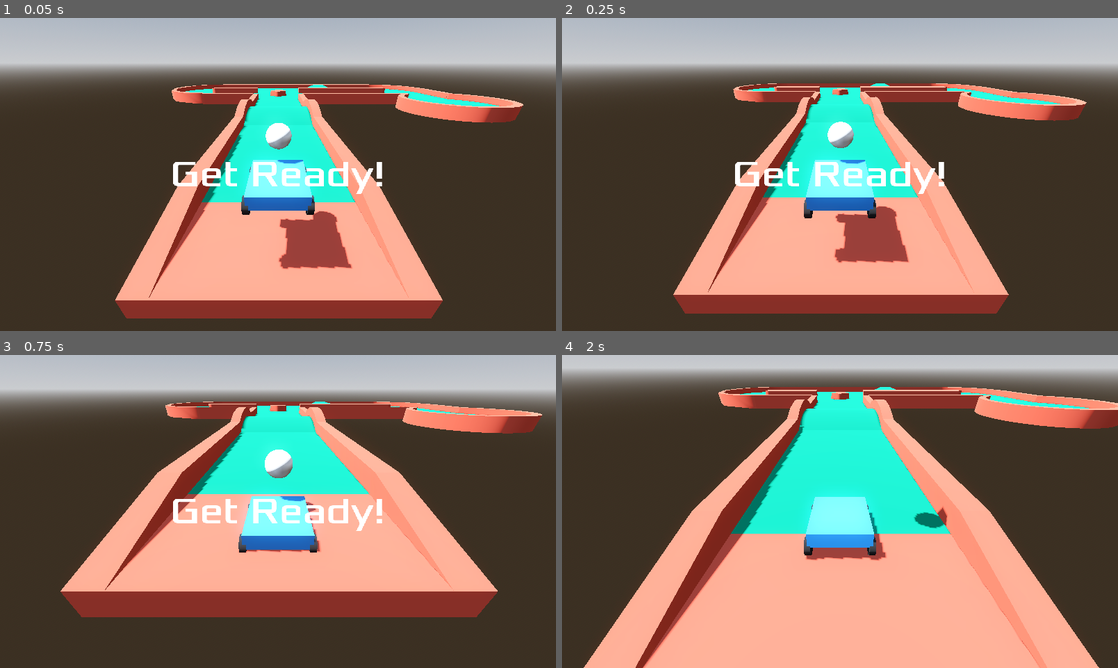
Above: before the commit, frames 1-4 (two rows, left to right).
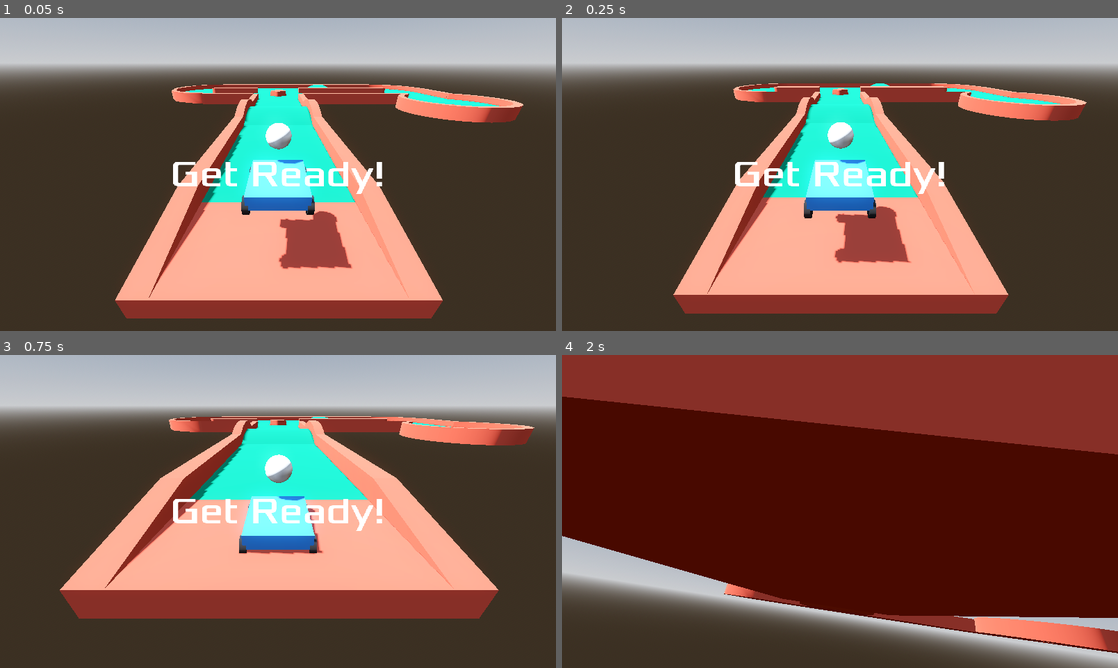
Above: after the commit, the same moments.

Repository: deecovan/v4-51-golf
Game: Godot game, scene res://Scenes/Main.tscn
The game is run twice, just before and just after one commit, with the same random seed, the same clock (stepped at 60 frames per second) and the same inputs.
Inputs (mouse positions are in pixels of both pictures, inside the frame that each line leads up to):
- Up to frame 1 (0.05 s): no input
- Up to frame 2 (0.25 s): no input
- Up to frame 3 (0.75 s): move the mouse to (305, 511) at 0.52 s; hold W (accelerate) from 0.53 s (still down); hold Mouse wheel up (cam_zoom_in) from 0.53 s (still down)
- Up to frame 4 (2 s): keep holding W (accelerate); move the mouse to (812, 511) at 1.27 s; release Mouse wheel up (cam_zoom_in) at 1.28 s; tap Mouse wheel down (cam_zoom_out) at 1.35 s

Frame 1 is identical in both runs. In frame 2, 0.3% of the frame differs, in the area x 20-94%, y 20-89%; in frame 3, 17%; in frame 4, 96%, in the area x 0-100%, y 0-100%.

Commit message:
@REMEMBER to set Vehicle Phys.Material

Diff:
--- a/Project/Scenes/Vehicle.tscn
+++ b/Project/Scenes/Vehicle.tscn
@@ -1,7 +1,11 @@
-[gd_scene load_steps=6 format=3 uid="uid://bt677ol3pn1iu"]
+[gd_scene load_steps=7 format=3 uid="uid://bt677ol3pn1iu"]
 
 [ext_resource type="PackedScene" uid="uid://dnlal1v72dih1" path="res://Scenes/Wheel.tscn" id="1_c180c"]
 [ext_resource type="Script" uid="uid://bncc623e3stif" path="res://Scripts/Vehicle.gd" id="1_krx02"]
+
+[sub_resource type="PhysicsMaterial" id="PhysicsMaterial_krx02"]
+friction = 0.01
+bounce = 0.5
 
 [sub_resource type="StandardMaterial3D" id="StandardMaterial3D_krx02"]
 albedo_color = Color(0.223529, 0.584314, 1, 1)
@@ -16,7 +20,9 @@
 [node name="Vehicle" type="VehicleBody3D"]
 transform = Transform3D(-1, 0, 8.74228e-08, 0, 1, 0, -8.74228e-08, 0, -1, 0, 0, 0)
 mass = 1000.0
+physics_material_override = SubResource("PhysicsMaterial_krx02")
 continuous_cd = true
+linear_damp = 0.5
 script = ExtResource("1_krx02")
 
 [node name="MeshInstance3D" type="MeshInstance3D" parent="."]
@@ -31,9 +37,8 @@
 [node name="Wheel3Dfl" parent="." instance=ExtResource("1_c180c")]
 transform = Transform3D(1, 0, 0, 0, 1, 0, 0, 0, 1, 1, 0, 0)
 use_as_steering = true
-wheel_roll_influence = 0.01
 wheel_rest_length = 0.125
-wheel_friction_slip = 0.75
+wheel_friction_slip = 1.0
 suspension_travel = 0.125
 suspension_stiffness = 100.0
 suspension_max_force = 10000.0
@@ -43,9 +48,8 @@
 [node name="Wheel3Dfr" parent="." instance=ExtResource("1_c180c")]
 transform = Transform3D(1, 0, 0, 0, 1, 0, 0, 0, 1, -1, 0, 0)
 use_as_steering = true
-wheel_roll_influence = 0.01
 wheel_rest_length = 0.125
-wheel_friction_slip = 0.75
+wheel_friction_slip = 1.0
 suspension_travel = 0.125
 suspension_stiffness = 100.0
 suspension_max_force = 10000.0
@@ -55,8 +59,7 @@
 [node name="Wheel3Drl" parent="." instance=ExtResource("1_c180c")]
 transform = Transform3D(1, 0, 0, 0, 1, 0, 0, 0, 1, 1, 0, -2)
 use_as_traction = true
-wheel_roll_influence = 0.01
-wheel_friction_slip = 0.5
+wheel_friction_slip = 0.75
 suspension_travel = 0.15
 suspension_stiffness = 80.0
 suspension_max_force = 10000.0
@@ -66,8 +69,7 @@
 [node name="Wheel3Drr" parent="." instance=ExtResource("1_c180c")]
 transform = Transform3D(1, 0, 0, 0, 1, 0, 0, 0, 1, -1, 0, -2)
 use_as_traction = true
-wheel_roll_influence = 0.01
-wheel_friction_slip = 0.5
+wheel_friction_slip = 0.75
 suspension_travel = 0.15
 suspension_stiffness = 80.0
 suspension_max_force = 10000.0
--- a/Project/Scripts/Main.gd
+++ b/Project/Scripts/Main.gd
@@ -30,10 +30,14 @@
 ## Fullscreen and Reload Scene
 func use_main_controls(_event) -> void:
 	if Input.is_action_just_pressed('reload'):
-		print_debug('Reloading scene...')
+		reload_scene('Reloading scene...')
 		get_tree().reload_current_scene()
 	if Input.is_action_just_pressed('screen'):
 		var mode := DisplayServer.window_get_mode()
 		var is_window: bool = mode != DisplayServer.WINDOW_MODE_FULLSCREEN
 		DisplayServer.window_set_mode(DisplayServer.WINDOW_MODE_FULLSCREEN \
 			if is_window else DisplayServer.WINDOW_MODE_WINDOWED)
+
+func reload_scene(message):
+	$UI.show_message(message)
+	get_tree().call_deferred("reload_current_scene")
--- a/Project/Scripts/Vehicle.gd
+++ b/Project/Scripts/Vehicle.gd
@@ -4,29 +4,31 @@
 @export var MAX_STEER  = 0.8
 ## Maximum Power per Traction wheel
 @export var MAX_POWER = 5000
-## Used for delta * dmod calculation
-@export var dmod = 3
+## Steering speed
+@export var SPD_STEER = 3
 ## Car Mass
 @export var car_mass = 1000
 ## Front wheels friction slip ratio
-@export var fric_flip_front = 0.75
+@export var fric_slip_front = 1 ## 0.75-1
 ## Front wheels friction slip ratio
-@export var fric_flip_rear = 0.5
-
-
+@export var fric_slip_rear = 0.75 ## 0.5-0.75
 
 func _ready() -> void:
 	## Setup car values
 	mass = car_mass
-	$Wheel3Dfl.wheel_friction_slip = fric_flip_front
-	$Wheel3Dfr.wheel_friction_slip = fric_flip_front
-	$Wheel3Drl.wheel_friction_slip = fric_flip_rear
-	$Wheel3Drr.wheel_friction_slip = fric_flip_rear
+	$Wheel3Dfl.wheel_friction_slip = fric_slip_front
+	$Wheel3Dfr.wheel_friction_slip = fric_slip_front
+	$Wheel3Drl.wheel_friction_slip = fric_slip_rear
+	$Wheel3Drr.wheel_friction_slip = fric_slip_rear
 
 func _process(delta: float) -> void:
 	steering = move_toward(
 		steering,
 		Input.get_axis("steer_right", "steer_left") * MAX_STEER,
-		delta * dmod
+		delta * SPD_STEER
 		)
 	engine_force = Input.get_axis("brake", "accelerate") * MAX_POWER
+	## Car fell off course!
+	if position.y < -20:
+		Timer
+		get_parent().reload_scene("Car is out! Reloading...")
--- a/Project/Scripts/ball.gd
+++ b/Project/Scripts/ball.gd
@@ -16,9 +16,9 @@
 	if state.linear_velocity.length() < low_stop * 2:
 		stopped.emit()
 		state.linear_velocity = Vector3.ZERO
-	# Ball fell off course!
+	## Ball fell off course!
 	if position.y < -20:
-		get_tree().reload_current_scene()
+		get_parent().reload_scene("Ball is out! Reloading...")
 
 ## Functions
 
Not shown, changed: README.MD
